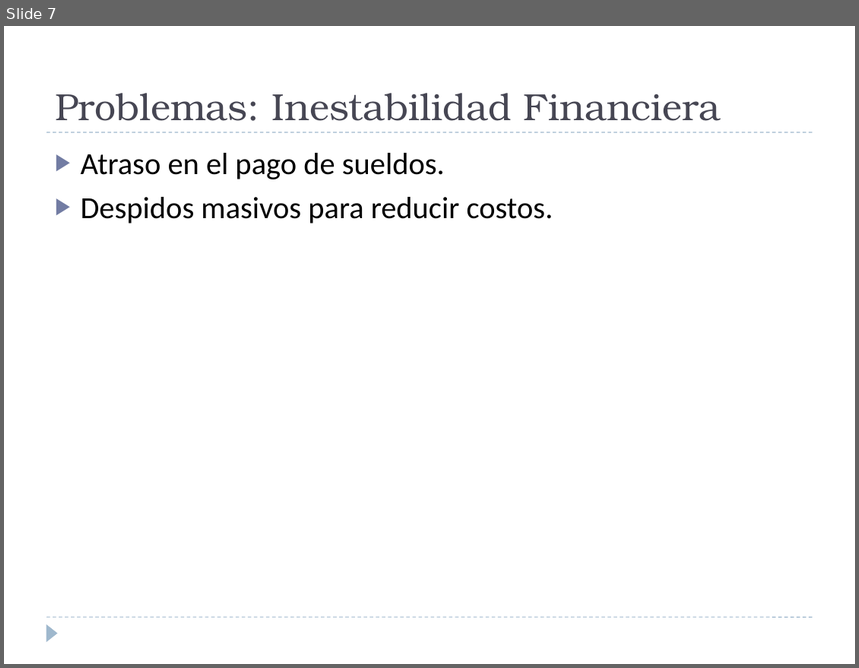
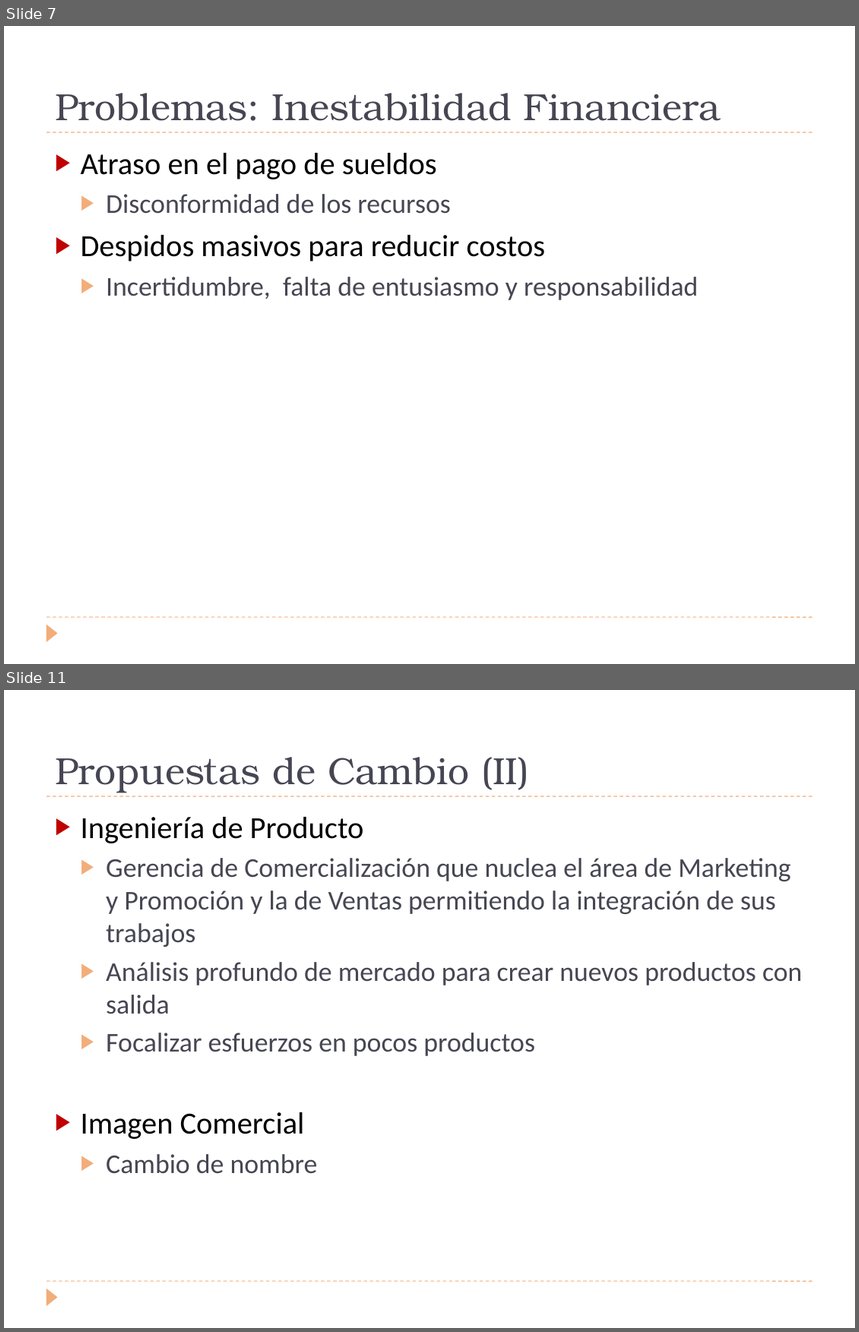
Before and after one commit to invernizzie/fiuba-grupoestrucorga, a slide deck: Trabajo Practico/Presentacion/Presentación1.pptx. Shown one above the other, each under a label of ours: slide 7 before the commit, slides 7 and 11 after it; the slides between them are not shown. The pictures are 859x668 and 859x1332 pixels, drawn with LibreOffice and Linux fonts; fonts in the diff are those of the drawing. Boxes give left, top, right and bottom in pixels: in the first picture for what was removed or moved away, otherwise in the second. Text is boxed around its words. In the diff, an @@ line names an element or a change of style, - is before the commit and + after.

```diff
--- a/Trabajo Practico/Presentacion/Presentación1.pptx
+++ b/Trabajo Practico/Presentacion/Presentación1.pptx
@@ slide 11 added at (4, 690, 855, 1328), background #FFFFFF; not listed: 3 template elements that a slide beside it also shows @@
@@ title added at (55, 757, 530, 793), 32 pt, text #464653 @@
+Propuestas de Cambio (II)
@@ text added at (81, 817, 802, 1174), 23 pt, text #464653 @@
+▶ Ingeniería de Producto
+  ▶ Gerencia de Comercialización que nuclea el área de Marketing y Promoción y la de Ventas permitiendo la integración de sus trabajos
+  ▶ Análisis profundo de mercado para crear nuevos productos con salida
+  ▶ Focalizar esfuerzos en pocos productos
+▶ Imagen Comercial
+  ▶ Cambio de nombre
@@ slide 7 changed as well @@
@@ line (47, 132) - (813, 132): stroke #9FB8CD 0.75 pt dashed to #F2AD7A 0.75 pt dashed @@
@@ text at (81, 153, 698, 300): text changed; size 26 to 23 pt; text colour #000000 to #464653 @@
-▶ Atraso en el pago de sueldos.
-▶ Despidos masivos para reducir costos.
+▶ Atraso en el pago de sueldos
+  ▶ Disconformidad de los recursos
+▶ Despidos masivos para reducir costos
+  ▶ Incertidumbre, falta de entusiasmo y responsabilidad
@@ line (47, 617) - (813, 617): stroke #9FB8CD 0.75 pt dashed to #F2AD7A 0.75 pt dashed @@
@@ triangle at (47, 624, 58, 642): fill #9FB8CD to #F2AD7A @@
```
Also in this commit, not shown: 5 other slides changed, 4 other slides added, 1 slide removed, 3 other files.
